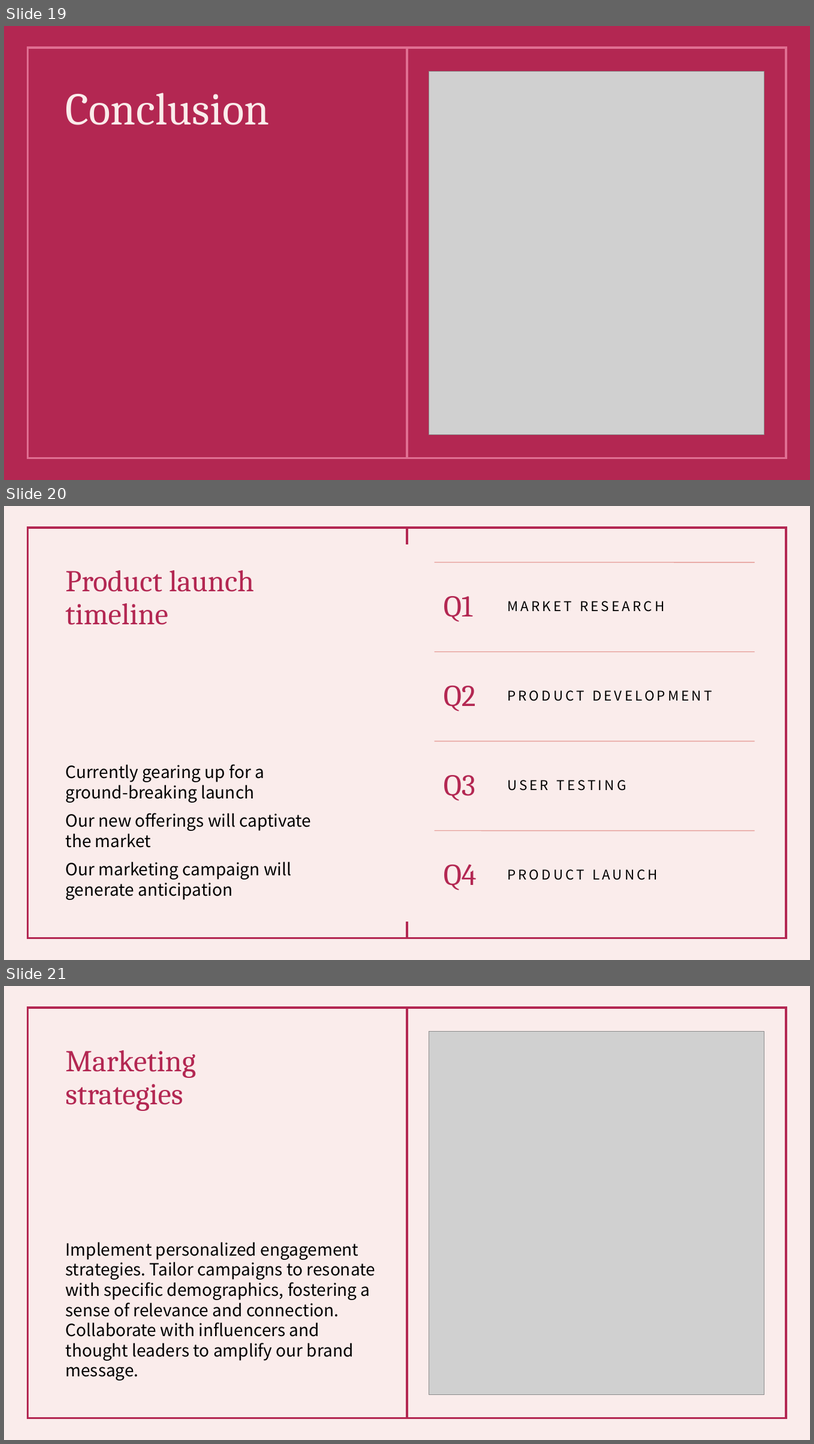
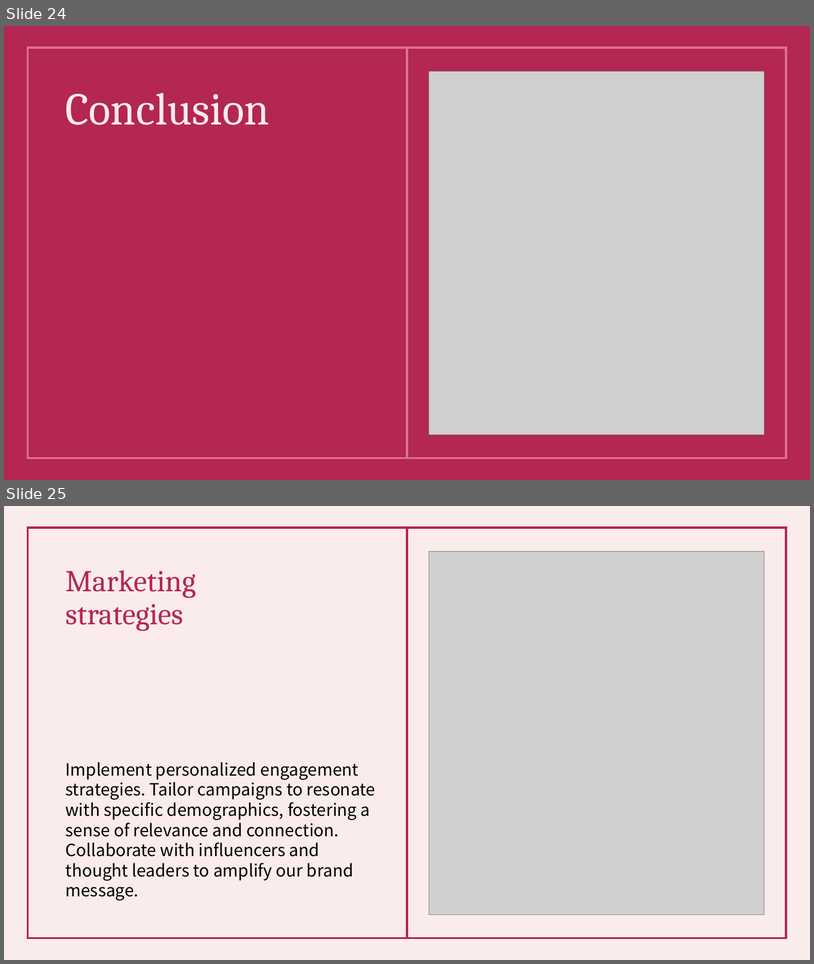
Before and after one commit to FaatimahMajothi98/OKCupid-Machine-Learning-Portfolio-Project, a slide deck: OKCupid-Date-A-Scientist-Starter/OKCupid – Machine Learning Analysis.pptx. Shown one above the other, each under a label of ours: slides 19, 20 and 21 before the commit, slides 24 and 25 after it. The pictures are 814x1444 and 814x964 pixels, drawn with LibreOffice and Linux fonts; fonts in the diff are those of the drawing; grey boxes stand for pictures. Boxes give left, top, right and bottom in pixels: in the first picture for what was removed or moved away, otherwise in the second. Text is boxed around its words. In the diff, an @@ line names an element or a change of style, - is before the commit and + after.

```diff
--- a/OKCupid-Date-A-Scientist-Starter/OKCupid – Machine Learning Analysis.pptx
+++ b/OKCupid-Date-A-Scientist-Starter/OKCupid – Machine Learning Analysis.pptx
@@ slide 20 removed at (x1=4, y1=506, x2=810, y2=960), background #FAECEB; not listed: 3 template elements that a slide beside it also shows @@
@@ title removed at (x1=65, y1=570, x2=254, y2=625) @@
-Product launch
-timeline
@@ text removed at (x1=65, y1=764, x2=312, y2=900) @@
-Currently gearing up for a
-ground-breaking launch
-Our new offerings will captivate
-the market
-Our marketing campaign will
-generate anticipation
@@ group removed at (x1=435, y1=562, x2=755, y2=890): 8 texts, 4 lines @@
-Q1
-MARKET RESEARCH
-Q2
-PRODUCT DEVELOPMENT
-Q3
-USER TESTING
-Q4
-PRODUCT LAUNCH
@@ what was slide 19 is now slide 24 @@
@@ what was slide 21 is now slide 25 @@
```
Also in this commit, not shown: 3 slides changed, 5 slides added, 1 other file.
